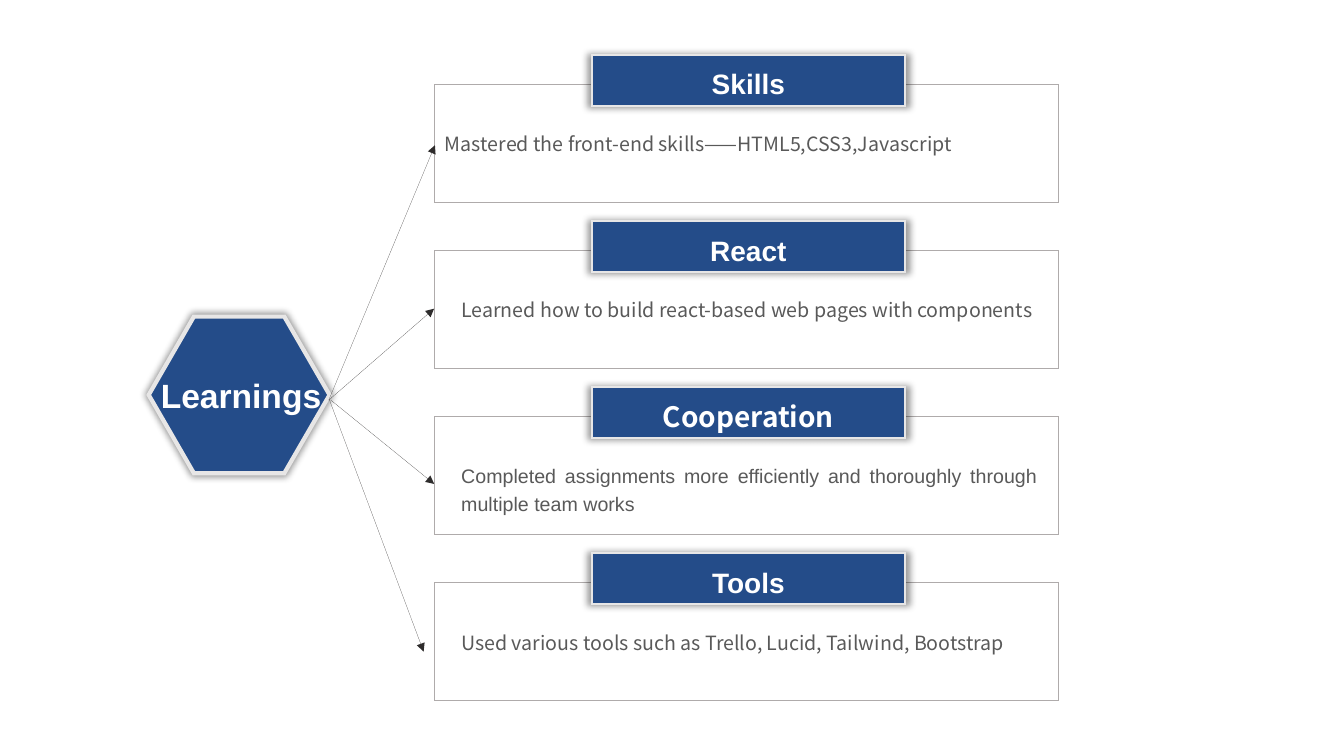
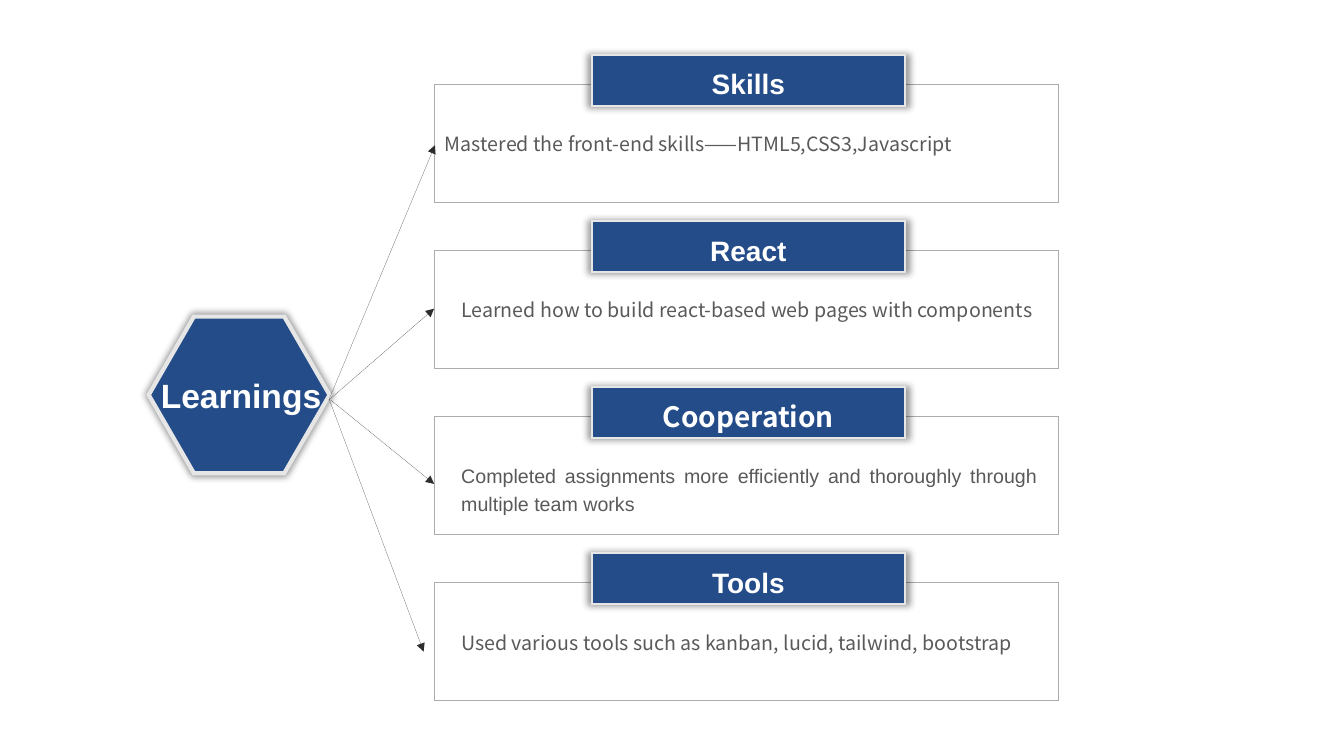
Before and after one commit to chongchen1999/TravelMingle, a slide deck: slide 15 of INFO6150-final.pptx (slide 16 before the commit). Drawn at 1344x756 pixels with LibreOffice and Linux fonts; fonts in the diff are those of the drawing; background and template pictures are left out. Boxes give left, top, right and bottom in pixels: in the first picture for what was removed or moved away, otherwise in the second. Text is boxed around its words. In the diff, an @@ line names an element or a change of style, - is before the commit and + after.

```diff
--- a/INFO6150-final.pptx
+++ b/INFO6150-final.pptx
@@ text at <box>461,634,1012,655</box>: text changed @@
-Used various tools such as Trello, Lucid, Tailwind, Bootstrap
+Used various tools such as kanban, lucid, tailwind, bootstrap
```
Also in this commit, not shown: 4 other slides changed, 2 slides added, 2 slides removed.
